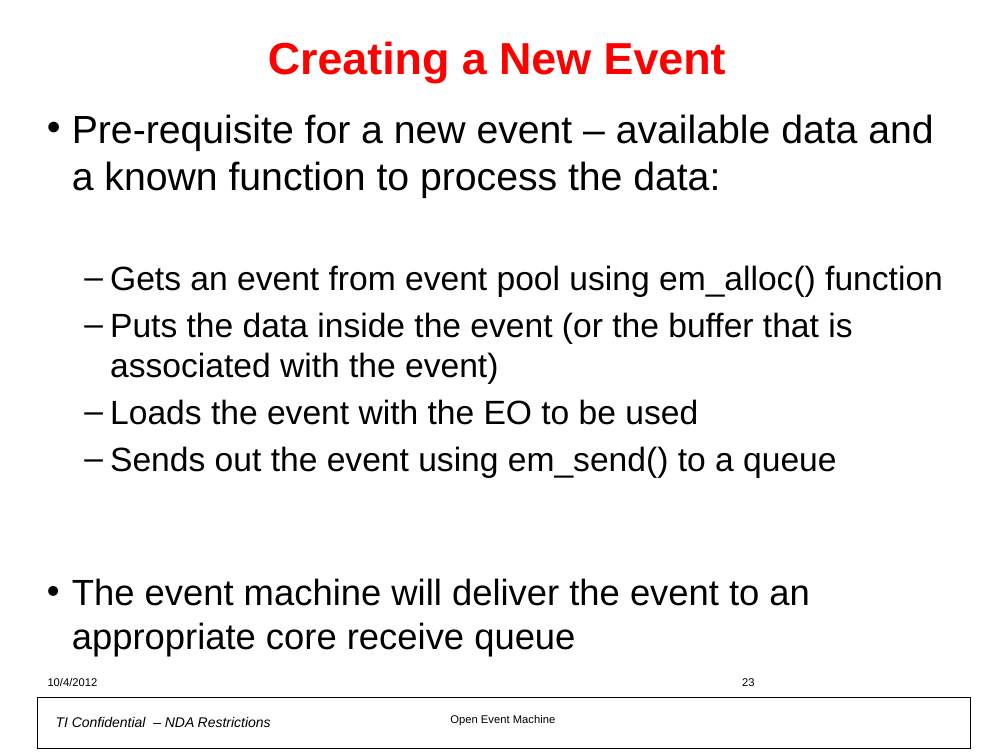
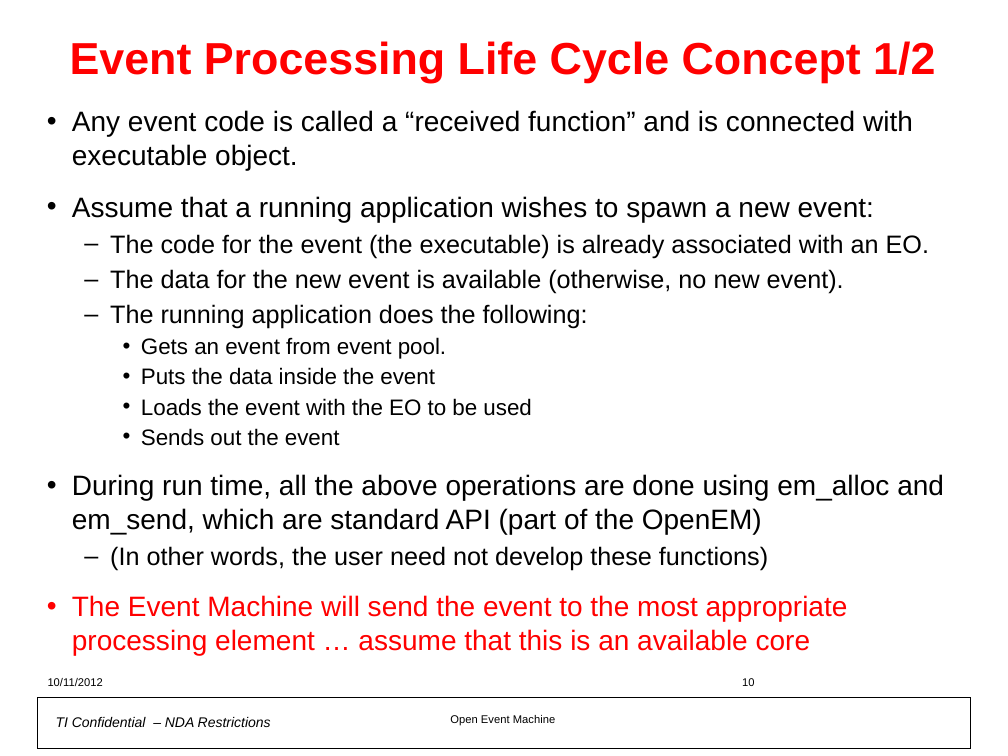
Before and after one commit to hari1989/keystone-workshop, a slide deck: slide 10 of preliminary/Open Event Machine.pptx (slide 23 before the commit). Drawn at 1008x756 pixels with LibreOffice and Linux fonts; fonts in the diff are those of the drawing; background and template pictures are left out. Boxes give left, top, right and bottom in pixels: in the first picture for what was removed or moved away, otherwise in the second. Text is boxed around its words. In the diff, an @@ line names an element or a change of style, - is before the commit and + after.

```diff
--- a/preliminary/Open Event Machine.pptx
+++ b/preliminary/Open Event Machine.pptx
@@ title at (70,41,935,83): text changed @@
-Creating a New Event
+Event Processing Life Cycle Concept 1/2
@@ text at (72,110,929,385): text changed; size 24 to 18 pt @@
-• Pre-requisite for a new event – available data and a known function to process the data:
-  – Gets an event from event pool using em_alloc() function
-  – Puts the data inside the event (or the buffer that is associated with the event)
+• Any event code is called a “received function” and is connected with executable object.
+• Assume that a running application wishes to spawn a new event:
+  – The code for the event (the executable) is already associated with an EO.
+  – The data for the new event is available (otherwise, no new event).
+  – The running application does the following:
+    • Gets an event from event pool.
+    • Puts the data inside the event
@@ text at (141,398,531,416): size 24 to 16 pt in "Loads the event with the EO to ..."; bullet – to •; list level 2 to 3 in "Loads the event with the ..." @@
@@ text at (72,428,944,655): text changed; size 26 to 20 pt @@
-  – Sends out the event using em_send() to a queue
-• The event machine will deliver the event to an appropriate core receive queue
+    • Sends out the event
+• During run time, all the above operations are done using em_alloc and em_send, which are standard API (part of the OpenEM)
+  – (In other words, the user need not develop these functions)
+• The Event Machine will send the event to the most appropriate processing element … assume that this is an available core
@@ text at (48,678,103,686): text changed @@
-10/4/2012
+10/11/2012
@@ page number at (742,678,754,686): text changed @@
-23
+10
```
Also in this commit, not shown: 43 other slides changed, 7 slides added, 6 slides removed.
